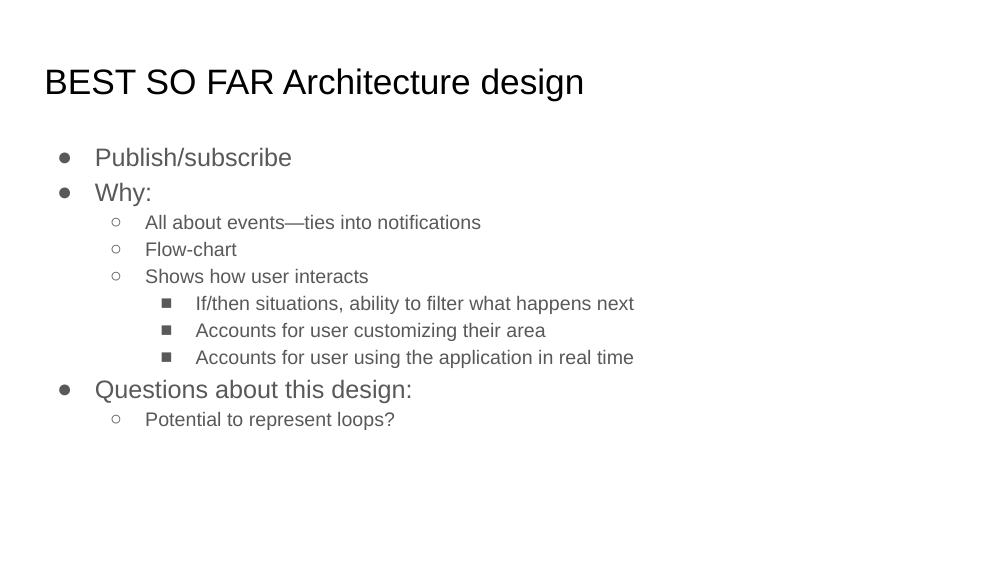
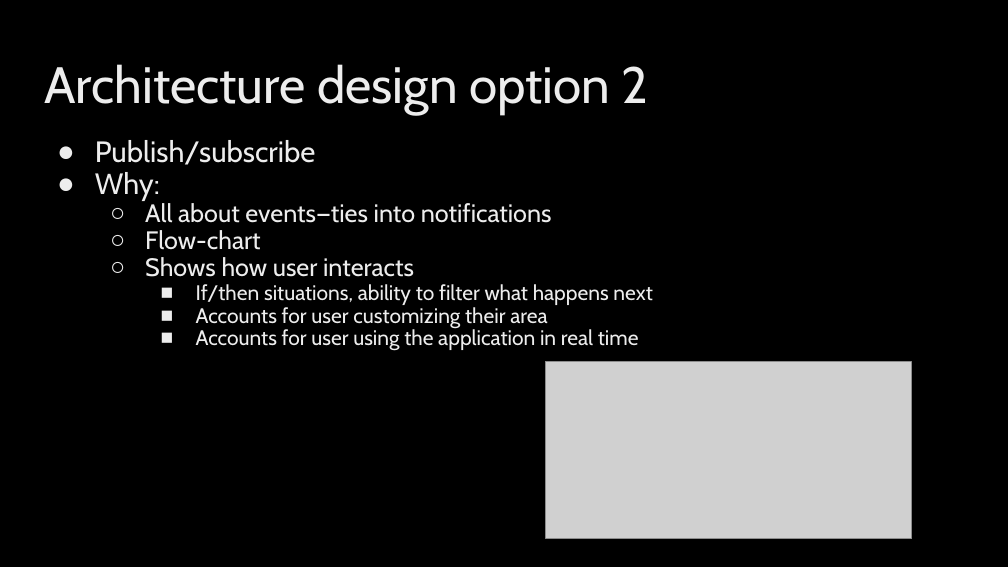
Before and after one commit to N3rdGirl-365/NotificationCentral, a slide deck: slide 5 of Notification Central Arch Pres.pptx (slide 6 before the commit). Drawn at 1008x567 pixels with LibreOffice and Linux fonts; fonts in the diff are those of the drawing; grey boxes stand for pictures; background and template pictures are left out. Boxes give left, top, right and bottom in pixels: in the first picture for what was removed or moved away, otherwise in the second. Text is boxed around its words. In the diff, an @@ line names an element or a change of style, - is before the commit and + after.

```diff
--- a/Notification Central Arch Pres.pptx
+++ b/Notification Central Arch Pres.pptx
@@ background #FFFFFF to picture (left out) @@
@@ title at <box>44,64,648,114</box>: text changed; size 25.2 to 36.5 pt; font Arial to Cabin; text colour #000000 to gradient #BFBFBF to #EDEDED to #FFFFFF @@
-BEST SO FAR Architecture design
+Architecture design option 2
@@ text "Publish/subscribe" at <box>95,140,652,351</box>: size 18 to 21 pt in "Publish/subscribe", "Why:"; font Arial to Cabin, text colour #595959 to gradient #BFBFBF to #EDEDED to #FFFFFF; size 14 to 18 pt in "All about events—ties into notifications", "Flow-chart", "Shows how user interacts"; size 14 to 15 pt in "If/then situations, ability to filter what happens ...", "Accounts for user customizing their area", "Accounts for user using the application in ..."; line spacing 1.15 to 0.9 @@
@@ text at <box>95,379,412,430</box>: paragraphs removed @@
-● Questions about this design:
-  ○ Potential to represent loops?
@@ picture added at <box>545,362,911,538</box> @@
```
Also in this commit, not shown: 2 other slides changed, 4 slides added, 5 slides removed, 6 other files.
